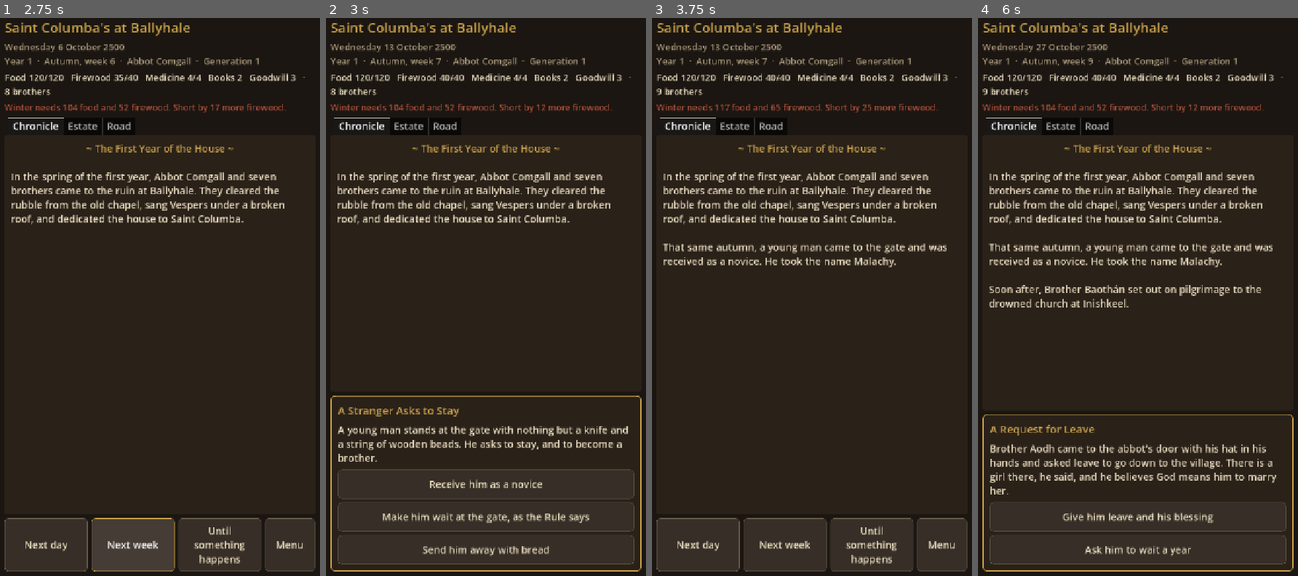
Above: before the commit, frames 1-4 (left to right).
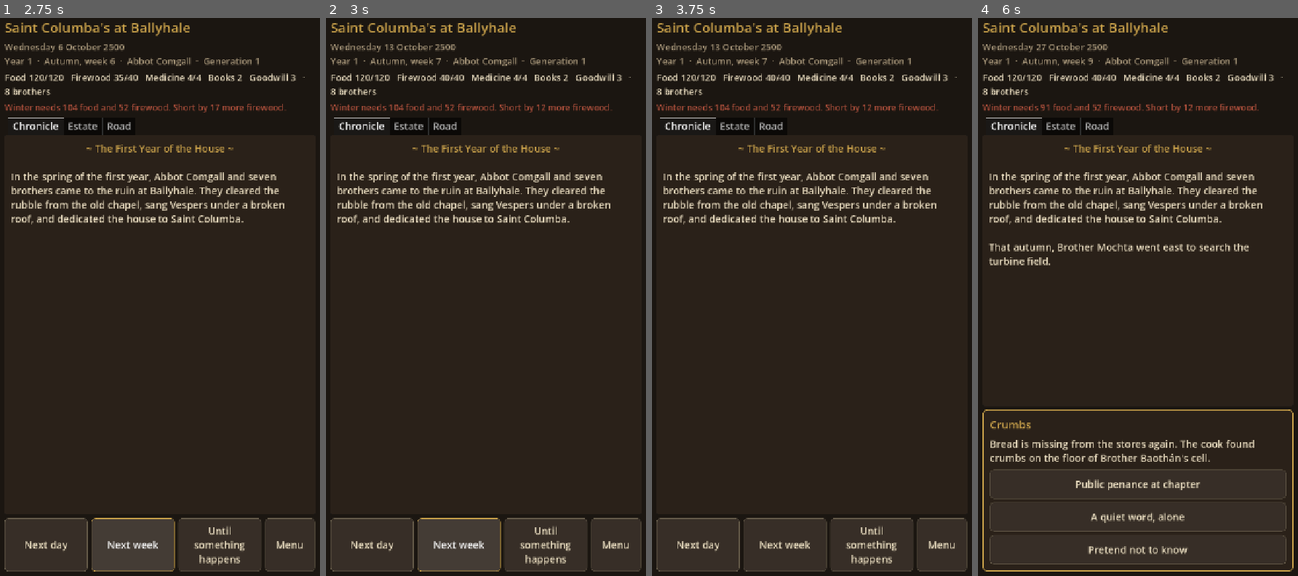
Above: after the commit, the same moments.

Repository: cavaleirobrancopensante/The-Annals
Game: Godot game, scene res://scenes/main.tscn
The game is run twice, just before and just after one commit, with the same random seed, the same clock (stepped at 60 frames per second) and the same inputs.
Inputs (mouse positions are in pixels of both pictures, inside the frame that each line leads up to):
- Up to frame 1 (2.75 s): click "Next day" at 0.5 s; click "Next day" at 1.25 s; click "Next week" at 2 s
- Up to frame 2 (3 s): click "Next week" at 2.75 s
- Up to frame 3 (3.75 s): click (812, 486) at 3.5 s, where only the run before the commit has a clickable "Receive him as a novice"
- Up to frame 4 (6 s): click "Until something happens" at 4.25 s; click (1138, 514) at 5 s, where only the run after the commit has a clickable "Let Brother Mochta go and sea…"; click "Until something happens" at 5.75 s

Frame 1 is identical in both runs. In frame 2, 6.1% of the frame differs, in the area x 1-99%, y 67-100%; in frame 3, 1.3%; in frame 4, 7.5%, in the area x 1-99%, y 12-97%.

Commit message:
Skills phase 4: the uses of the skills
Fighting: a fighter's strength is the better of Might with Melee or Hand
with Ranged, halved, replacing the old vocation values.
Hunting: a new Hunting job. Each hunter makes a Hand and Hunting check
(harder in winter); success brings food, a critical brings more.
Settlement work: field workers and the scriptorium scale their output by a
check (success counts in full, a critical half again, a failure half).
Events: a choice can carry a check with success and failure branches. The
label shows the skill and difficulty. Two cards use it: a steward at the
gate (Presence and Persuasion) and a stag in the glen in winter (Hand and
Hunting).

Balance so far, 50 years at seed 7: hungry weeks fell from about 690 to 193,
17 skirmishes with 16 brothers still living. Highest skill level is now 3,
which needs checking against the paths.

Co-Authored-By: Claude Haiku 5.5 <noreply@anthropic.com>
Claude-Session: https://claude.ai/code/session_01RGTv9gHFZVCefX9kd8APwz

Diff:
--- /dev/null
+++ b/data/events/checks.json
@@ -0,0 +1,55 @@
+[
+	{
+		"id": "stranger_at_gate",
+		"title": "A Stranger at the Gate",
+		"weight": 6,
+		"cooldown": 30,
+		"text": "A stranger in a good coat has come to the gate. He says he is a steward of the Tollmaster's men, that the store is owed a tithe, and that he would like to be let in to count it.",
+		"choices": [
+			{
+				"label": "Go down and talk him out of it",
+				"check": {"stat": "presence", "skill": "persuasion", "difficulty": 10},
+				"success": {
+					"effects": {"goodwill": 1},
+					"chronicle": "{When}, the abbot went down to the gate and talked the steward into a smaller count, and went back up with the store untouched."
+				},
+				"failure": {
+					"effects": {"food": -4},
+					"chronicle": "{When}, the steward would not be talked out of anything, and took a basket of bread for his masters before he rode off."
+				}
+			},
+			{
+				"label": "Keep the gate shut",
+				"effects": {},
+				"chronicle": "{When}, the gate stayed shut, and the steward rode off to tell his masters so."
+			}
+		]
+	},
+	{
+		"id": "winter_stag",
+		"title": "A Stag in the Glen",
+		"weight": 5,
+		"cooldown": 40,
+		"when": {"season": ["winter"], "monk": {"min_health": 2}},
+		"text": "The snow came early, and the kitchen has counted the sacks twice. {monk} says there is a stag in the glen, if someone can get close enough to it.",
+		"choices": [
+			{
+				"label": "Send him out after it",
+				"check": {"stat": "hand", "skill": "hunting", "difficulty": 10},
+				"success": {
+					"effects": {"food": 6},
+					"chronicle": "{When}, {monk} came back at dusk with a stag over his shoulders, and the kitchen had meat for a month."
+				},
+				"failure": {
+					"effects": {"monk_health": -1},
+					"chronicle": "{When}, {monk} came back from the glen with nothing but a cut hand from the rocks."
+				}
+			},
+			{
+				"label": "Let the stag be",
+				"effects": {},
+				"chronicle": "{When}, the stag was left in the glen, and the brothers ate their bread and were grateful for it."
+			}
+		]
+	}
+]
--- a/scripts/autoload/event_engine.gd
+++ b/scripts/autoload/event_engine.gd
@@ -254,8 +254,11 @@
 	var ctx := _ctx(pending["bind"], pending.get("node", ""))
 	var choices := []
 	for ch in card.get("choices", []):
+		var label := Chronicle.format(ch.get("label", "..."), ctx)
+		if ch.has("check"):
+			label += "  [%s, %s]" % [_check_name(ch["check"]), Skills.difficulty_word(int(ch["check"].get("difficulty", Skills.EASY)))]
 		choices.append({
-			"label": Chronicle.format(ch.get("label", "..."), ctx),
+			"label": label,
 			"enabled": requirements_met(ch),
 			"requires": ch.get("requires", {}),
 		})
@@ -281,8 +284,13 @@
 	var choices: Array = card.get("choices", [])
 	if choice_index >= 0 and not choices.is_empty():
 		var choice: Dictionary = choices[clampi(choice_index, 0, choices.size() - 1)]
-		effects = choice.get("effects", {})
-		headline = choice.get("chronicle", headline)
+		if choice.has("check"):
+			var branch := _roll_check(choice, bind)
+			effects = branch.get("effects", {})
+			headline = branch.get("chronicle", headline)
+		else:
+			effects = choice.get("effects", {})
+			headline = choice.get("chronicle", headline)
 	if headline != "":
 		lines.append(headline)
 	_apply(effects, bind, lines)
@@ -298,6 +306,18 @@
 	if not lines.is_empty():
 		Chronicle.add(" ".join(lines), card.get("kind", "event"), _ctx(bind, node_id))
 	EventBus.event_resolved.emit(card["id"], choice_index)
+
+
+## Rolls a choice's check with the bound brother (or the abbot). Returns the branch that applies.
+func _roll_check(choice: Dictionary, bind: Dictionary) -> Dictionary:
+	var c: Dictionary = choice["check"]
+	var m := WorldState.get_monk(int(bind.get("monk", WorldState.abbot_id)))
+	var r: Dictionary = Skills.check(m, str(c.get("stat", "")), str(c.get("skill", "")), int(c.get("difficulty", Skills.EASY)))
+	return choice.get("success" if r["success"] else "failure", {})
+
+
+func _check_name(c: Dictionary) -> String:
+	return str(Skills.skill_names.get(str(c.get("skill", "")), c.get("skill", "")))
 
 
 func _as_array(v) -> Array:
--- a/scripts/autoload/game.gd
+++ b/scripts/autoload/game.gd
@@ -203,7 +203,11 @@
 	var n := home.size()
 
 	# Food: field workers produce, the kitchen stretches what is there, everyone eats.
-	var produce := WorldState.count_working("fields") * _field_yield(s)
+	var field_work := 0.0
+	for m in WorldState.working_on("fields"):
+		field_work += Skills.work_multiplier(m, "might", "labour", Skills.EASY)
+	var produce := int(round(field_work * _field_yield(s)))
+	produce += Skills.hunt_food(s == "winter")
 	if WorldState.has_tag("water_pump") and s in ["summer", "autumn"]:
 		produce += 3
 	if WorldState.has_tag("blight"):
@@ -357,7 +361,9 @@
 
 ## The scriptorium finishes a book at the end of summer and of winter.
 func _finish_books() -> void:
-	var books := WorldState.count_working("scriptorium")
+	var books := 0.0
+	for m in WorldState.working_on("scriptorium"):
+		books += Skills.work_multiplier(m, "wit", "scribing", Skills.EASY)
 	if WorldState.has_tag("lamp"):
 		books *= 2
 	WorldState.change_resource("books", int(round(books * (100.0 + Rule.value("book_pct")) / 100.0)))
--- a/scripts/autoload/skills.gd
+++ b/scripts/autoload/skills.gd
@@ -11,8 +11,11 @@
 const HARD := 10
 const VERY_HARD := 13
 ## The skill each job exercises, and how hard the work is (1 to 3).
-const JOB_SKILL := {"fields": "labour", "woods": "labour", "kitchen": "cookery", "infirmary": "medicine", "scriptorium": "scribing"}
-const JOB_DIFFICULTY := {"fields": 1, "woods": 1, "kitchen": 2, "infirmary": 3, "scriptorium": 3}
+const JOB_SKILL := {"fields": "labour", "woods": "labour", "hunt": "hunting", "kitchen": "cookery", "infirmary": "medicine", "scriptorium": "scribing"}
+const JOB_DIFFICULTY := {"fields": 1, "woods": 1, "hunt": 2, "kitchen": 2, "infirmary": 3, "scriptorium": 3}
+## Food a successful hunt brings in, and more on a critical success.
+const HUNT_FOOD := 3
+const HUNT_FOOD_CRITICAL := 5
 ## Practice points for one level, multiplied by the level being reached (12, 24, 36, 48, 60).
 const POINTS_PER_LEVEL := 12.0
 const TRAINING_WEEKS := 4
@@ -184,6 +187,37 @@
 			g["monk"] = m
 			gained.append(g)
 	return gained
+
+
+# --- Uses of the skills -------------------------------------------------
+
+## How much a brother's work counts for: a success counts in full, a critical success
+## counts half again as much, and a failure counts half.
+func work_multiplier(m: Dictionary, stat_id: String, skill_id: String, difficulty: int) -> float:
+	var r := check(m, stat_id, skill_id, difficulty)
+	if not r["success"]:
+		return 0.5
+	return 1.5 if r["critical"] else 1.0
+
+
+## Food the hunters bring in this week: a Hand and Hunting check per hunter, harder in winter.
+func hunt_food(winter: bool) -> int:
+	var food := 0
+	var difficulty := HARD if winter else EASY
+	for m in WorldState.working_on("hunt"):
+		var r := check(m, "hand", "hunting", difficulty)
+		if r["success"]:
+			food += HUNT_FOOD_CRITICAL if r["critical"] else HUNT_FOOD
+	return food
+
+
+## A check's difficulty in words, for the player.
+func difficulty_word(d: int) -> String:
+	if d <= EASY:
+		return "easy"
+	if d <= HARD:
+		return "hard"
+	return "very hard"
 
 
 # --- Training -----------------------------------------------------------
--- a/scripts/autoload/skirmish.gd
+++ b/scripts/autoload/skirmish.gd
@@ -4,7 +4,6 @@
 ## Brothers who are struck leave the line; the house can lose them for good.
 
 const PATH := "res://data/skirmish/encounters.json"
-const BASE_POWER := {"soldier": 3, "builder": 2, "farmer": 1, "cook": 1, "healer": 1, "scribe": 1}
 ## Multipliers on our strength and on the enemy's, per stance.
 const STANCE := {
 	"hold": {"ours": 0.8, "theirs": 0.7},
@@ -169,8 +168,10 @@
 	active = {}
 
 
+## A fighter's strength: the better of Might with Melee, or Hand with Ranged, halved.
 func _power(m: Dictionary) -> int:
-	var p: int = int(BASE_POWER.get(str(m["vocation"]), 1))
+	var best := maxi(Skills.stat(m, "might") + Skills.level(m, "melee"), Skills.stat(m, "hand") + Skills.level(m, "ranged"))
+	var p := int(round(best / 2.0))
 	if WorldState.monk_has(m, "brave"):
 		p += 1
 	if int(m["health"]) == 2:
--- a/scripts/autoload/world_state.gd
+++ b/scripts/autoload/world_state.gd
@@ -18,10 +18,11 @@
 const HEALTH_WORDS := ["dead", "gravely ill", "unwell", "well"]
 
 ## Jobs a brother can be given. Only brothers at home and well enough can work.
-const JOB_ORDER := ["fields", "woods", "kitchen", "infirmary", "scriptorium", "rest"]
+const JOB_ORDER := ["fields", "woods", "hunt", "kitchen", "infirmary", "scriptorium", "rest"]
 const JOB_NAMES := {
 	"fields": "Fields",
 	"woods": "Woodcutting",
+	"hunt": "Hunting",
 	"kitchen": "Kitchen",
 	"infirmary": "Infirmary",
 	"scriptorium": "Scriptorium",
@@ -285,9 +286,14 @@
 
 ## Brothers at home, well enough to work, on this job. Zero if the job is blocked.
 func count_working(job: String) -> int:
+	return working_on(job).size()
+
+
+## The brothers at home, well enough, and not training, who are on this job.
+func working_on(job: String) -> Array:
 	if job_blocked(job):
-		return 0
-	return home_monks().filter(func(m): return job_of(m) == job and int(m["health"]) >= 2 and training_free(m)).size()
+		return []
+	return home_monks().filter(func(m): return job_of(m) == job and int(m["health"]) >= 2 and training_free(m))
 
 
 ## A brother learning a skill is not at his job.
--- /dev/null
+++ b/tests/uses_test.gd
@@ -0,0 +1,90 @@
+extends SceneTree
+## Checks the uses of the skills: work multipliers, hunting, fighting strength and event checks.
+## godot --headless --path . --script res://tests/uses_test.gd
+
+var failures := 0
+var ran := false
+
+
+func _process(_delta: float) -> bool:
+	if ran:
+		return false
+	ran = true
+	var sk = root.get_node("Skills")
+	var ws = root.get_node("WorldState")
+	var sm = root.get_node("Skirmish")
+	var ee = root.get_node("EventEngine")
+	root.get_node("Oracle").start(5)
+
+	# Work multipliers take only the three values.
+	var worker := {"stats": {"might": 2, "hand": 2, "wit": 2}, "skills": {"labour": 1}, "practice": {}}
+	var seen := {}
+	for i in 300:
+		seen[sk.work_multiplier(worker, "might", "labour", sk.EASY)] = true
+	var allowed := true
+	for v in seen:
+		if not v in [0.5, 1.0, 1.5]:
+			allowed = false
+	_expect("work multipliers are 0.5, 1 or 1.5", allowed, true)
+	_expect("a worker with a good chance sometimes earns full work", seen.has(1.0) or seen.has(1.5), true)
+
+	# Hunting: nobody out, no food. A strong hunter always brings meat.
+	ws.monks = []
+	_expect("no hunters, no food", sk.hunt_food(false), 0)
+	var hunter := {"id": 1, "status": "home", "health": 3, "job": "hunt", "vocation": "soldier",
+		"training": {}, "path": "hunter", "path_known": true,
+		"stats": {"might": 1, "hand": 5, "wit": 1, "craft": 1, "hardiness": 1, "lore": 1, "presence": 1, "faith": 1},
+		"skills": {"hunting": 5}, "practice": {}}
+	sk.normalise(hunter)
+	ws.monks = [hunter]
+	ws.abbot_id = 1
+	var food_ok := true
+	for i in 50:
+		var f: int = sk.hunt_food(false)
+		if f < sk.HUNT_FOOD:
+			food_ok = false
+	_expect("a strong hunter always brings food in summer", food_ok, true)
+	# A weak hunter in winter (difficulty 10) sometimes comes home empty-handed.
+	hunter["stats"]["hand"] = 1
+	hunter["skills"]["hunting"] = 0
+	var winter_low := 0
+	for i in 200:
+		if sk.hunt_food(true) == 0:
+			winter_low += 1
+	_expect("a weak hunter sometimes comes home empty in winter", winter_low > 0, true)
+
+	# Fighting strength: the better of Might with Melee, or Hand with Ranged, halved.
+	var soldier := {"stats": {"might": 3, "hand": 1}, "skills": {"melee": 3}, "health": 3, "tags": [], "traits": []}
+	_expect("a skilled soldier is strong", sm._power(soldier), 3)
+	var raw := {"stats": {"might": 1, "hand": 1}, "skills": {}, "health": 3, "tags": [], "traits": []}
+	_expect("a raw brother is at least one", sm._power(raw), 1)
+
+	# Event checks: a strong brother always succeeds a 10; a weak one (at most 13) never reaches 14.
+	var strong := {"id": 2, "status": "home", "health": 3, "stats": {"presence": 5}, "skills": {"persuasion": 5},
+		"practice": {}, "path": "monk", "path_known": true, "job": "scriptorium", "vocation": "scribe", "tags": [], "traits": [], "training": {}}
+	var weak := {"id": 3, "status": "home", "health": 3, "stats": {"presence": 1}, "skills": {},
+		"practice": {}, "path": "monk", "path_known": true, "job": "scriptorium", "vocation": "scribe", "tags": [], "traits": [], "training": {}}
+	ws.monks = [strong, weak]
+	var choice := {
+		"check": {"stat": "presence", "skill": "persuasion", "difficulty": 10},
+		"success": {"chronicle": "won"},
+		"failure": {"chronicle": "lost"},
+	}
+	_expect("a strong brother wins the check", ee._roll_check(choice, {"monk": 2}).get("chronicle", ""), "won")
+	var hard := choice.duplicate(true)
+	hard["check"]["difficulty"] = 14
+	_expect("a weak brother cannot reach 14", ee._roll_check(hard, {"monk": 3}).get("chronicle", ""), "lost")
+
+	_expect("difficulty words", [sk.difficulty_word(7), sk.difficulty_word(10), sk.difficulty_word(13)], ["easy", "hard", "very hard"])
+
+	print("Uses checks: %s" % ("all passed" if failures == 0 else "%d failed" % failures))
+	quit(failures)
+	return true
+
+
+func _expect(label: String, got, want) -> void:
+	if got == want:
+		print("ok   %s" % label)
+	else:
+		failures += 1
+		print("FAIL %s: got %s, want %s" % [label, str(got), str(want)])
Not shown, added: tests/uses_test.gd.uid
Not shown, changed: docs/SKILLS.md
